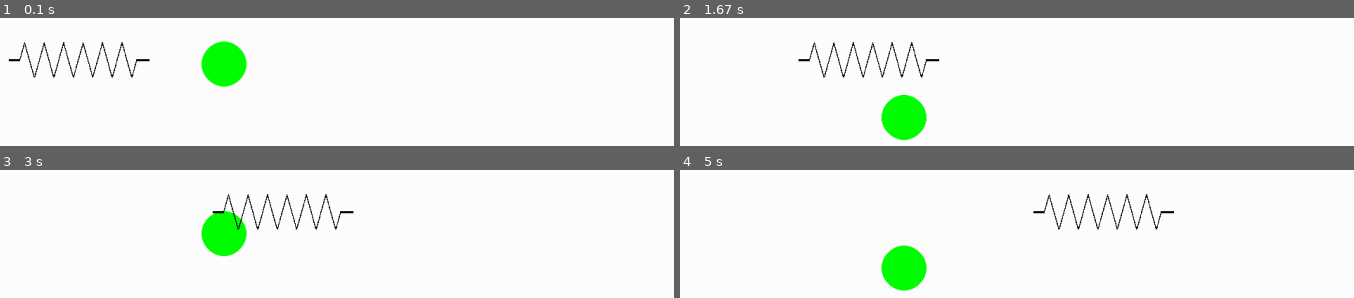
Above: before the commit, frames 1-4 (two rows, left to right).
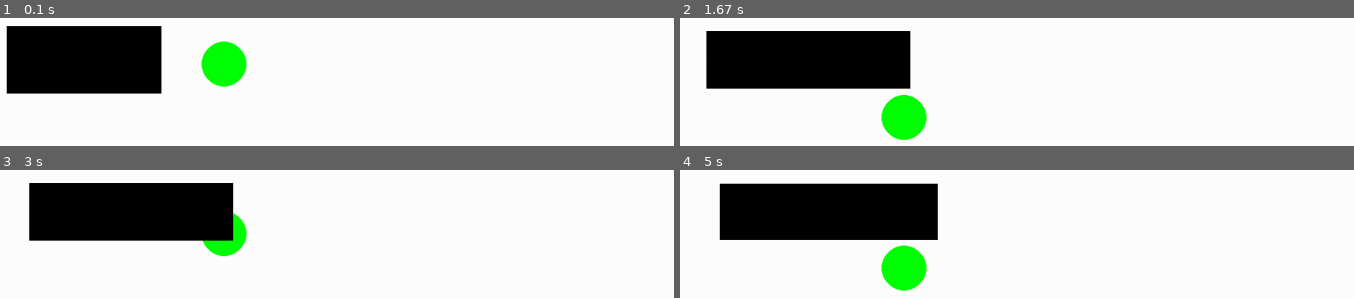
Above: after the commit, the same moments.

Repository: KamilGrundas/Damping_Simulator
Game: pygame game, started from code/main.py
Two runs of this game, one before a commit and one after it. Both use one fixed random seed, a clock stepped at 60 frames per second and the inputs below.
Inputs:
- Up to frame 1 (0.1 s): no input
- Up to frame 2 (1.67 s): no input
- Up to frame 3 (3 s): no input
- Up to frame 4 (5 s): no input

The runs differ from the first frame. In frame 1, 12% of the frame differs, in the area x 0-25%, y 6-60%; in frame 2, 14%; in frame 3, 15%; in frame 4, 15%, in the area x 5-74%, y 10-55%.

Commit message:
Strech of string animation added

Diff:
--- a/code/spring.py
+++ b/code/spring.py
@@ -1,6 +1,60 @@
+# import pygame
+# from settings import *
+
+
+# class Spring(pygame.sprite.Sprite):
+
+#     def __init__(self, pos, group):
+#         super().__init__(group)
+
+#         # Create an image surface with a transparent background
+#         self.image = pygame.image.load("graphics/spring.png").convert_alpha()
+
+#         self.image = pygame.transform.scale(self.image, (200,50))
+
+
+#         # Set the position of the sprite
+#         self.rect = self.image.get_rect(center=pos)
+
+#         self.pos = pygame.math.Vector2(self.rect.center)
+#         self.speed = 100
+
+
+
+#     def move(self,dt):
+
+#     #     self.s += 10 * dt
+#     #     if self.s > 300:
+#     #         self.image = pygame.transform.scale(self.image, (200,50))
+
+
+#     #     self.image = pygame.transform.scale(self.image,(self.s, 50))
+
+#         self.pos.x += 1 * self.speed * dt
+
+#         self.rect.centerx = self.pos.x
+
+
+#         # if self.gravity == 0:
+#         #     self.change = True
+
+#         # if self.gravity == 100:
+#         #     self.change = False
+
+#         # if self.change == True:
+#         #     self.gravity += 1
+#         #     self.pos.y -= self.speed * dt * self.gravity
+
+#         # if self.change == False:
+#         #     self.gravity -= 1
+#         #     self.pos.y += self.speed * dt * self.gravity
+
+#     def update(self,dt):
+#         self.move(dt)
+
+
 import pygame
 from settings import *
-
 
 class Spring(pygame.sprite.Sprite):
 
@@ -8,46 +62,53 @@
         super().__init__(group)
 
         # Create an image surface with a transparent background
-        self.image = pygame.image.load("graphics/spring.png").convert_alpha()
-
-        self.image = pygame.transform.scale(self.image, (200,50))
-
+        self.original_image = pygame.image.load("graphics/spring.png").convert_alpha()
+        self.original_image = pygame.transform.scale(self.original_image, (200, 100))
+        self.image = self.original_image.copy()
 
         # Set the position of the sprite
         self.rect = self.image.get_rect(center=pos)
 
         self.pos = pygame.math.Vector2(self.rect.center)
         self.speed = 100
+        self.expanding = True
+        self.expanding_h = True
+        self.max_width = 400
+        self.min_width = 200
+        self.max_height = 200
+        self.min_height = 100
+        self.stretch_speed = 5
+        self.stretch_speed_y = 1
+
+    def update(self, dt):
+        self.stretch(dt)
+
+    def stretch(self, dt):
 
 
 
-    def move(self,dt):
 
-    #     self.s += 10 * dt
-    #     if self.s > 300:
-    #         self.image = pygame.transform.scale(self.image, (200,50))
+        if self.expanding:
+            self.image = pygame.transform.scale(self.image, (self.image.get_width() + self.stretch_speed, self.image.get_height()))
+            self.pos.x += self.image.get_width() * dt
+            if self.image.get_width() >= self.max_width:
+                self.expanding = False
+        else:
+            self.image = pygame.transform.scale(self.image, (self.image.get_width() - self.stretch_speed, self.image.get_height()))
+            self.pos.x -= self.image.get_width() * dt
+            if self.image.get_width() <= self.min_width:
+                self.expanding = True
+
+        if self.expanding:
+            self.image = pygame.transform.scale(self.image, (self.image.get_width() , self.image.get_height() - self.stretch_speed_y))
+            if self.image.get_height() >= self.max_height:
+                self.expanding_h = False
+        else:
+            self.image = pygame.transform.scale(self.image, (self.image.get_width() , self.image.get_height() + self.stretch_speed_y))
+            if self.image.get_height() <= self.min_height:
+                self.expanding_h = True
 
 
-    #     self.image = pygame.transform.scale(self.image,(self.s, 50))
+        self.rect = self.image.get_rect(center=self.pos)
 
-        self.pos.x += 1 * self.speed * dt
-
-        self.rect.centerx = self.pos.x
-
-
-        # if self.gravity == 0:
-        #     self.change = True
-
-        # if self.gravity == 100:
-        #     self.change = False
-
-        # if self.change == True:
-        #     self.gravity += 1
-        #     self.pos.y -= self.speed * dt * self.gravity
-
-        # if self.change == False:
-        #     self.gravity -= 1
-        #     self.pos.y += self.speed * dt * self.gravity
-
-    def update(self,dt):
-        self.move(dt)
+        # Handle boundary conditions if needed
Binary file changed: graphics/spring.png
